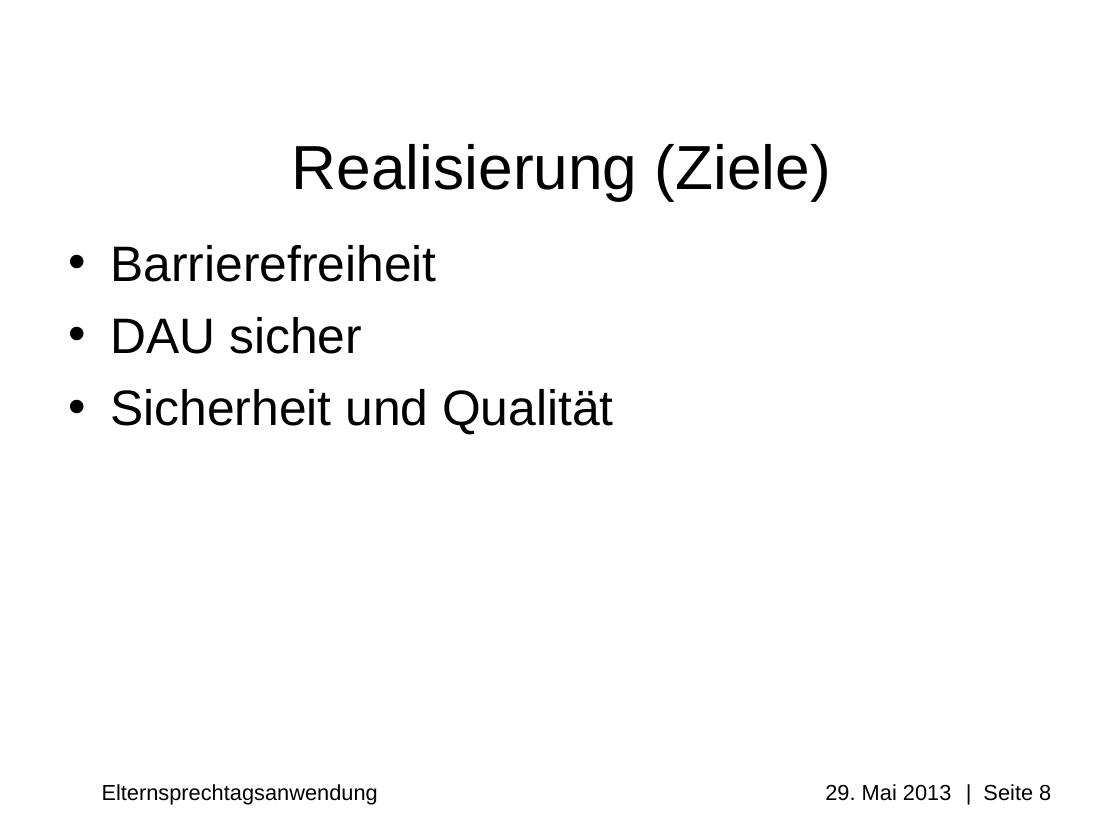
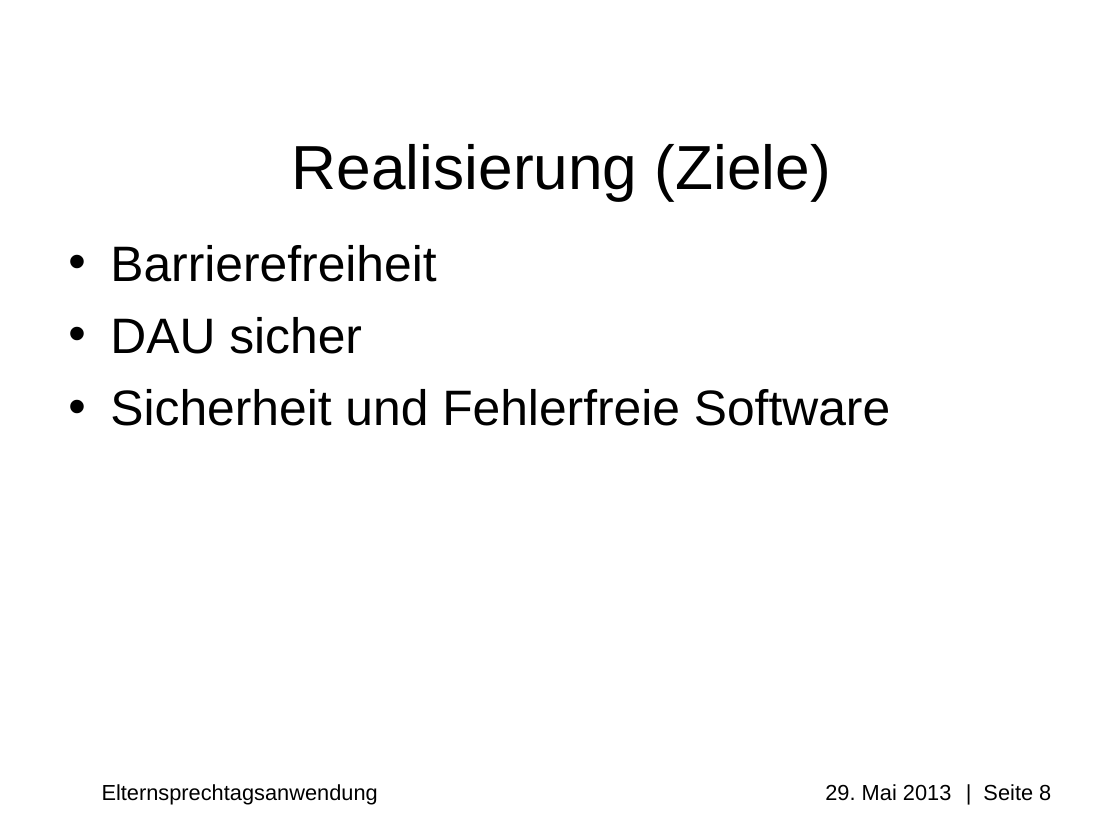
Before and after one commit to Professi/esta, a slide deck: slide 8 of docs/Praesentation/Elternsprechtagsanwendung(ESTA)_pre_alpha_0.0.0.1.ppt. Drawn at 1120x840 pixels with LibreOffice and Linux fonts; fonts in the diff are those of the drawing; background and template pictures are left out. Boxes give left, top, right and bottom in pixels: in the first picture for what was removed or moved away, otherwise in the second. Text is boxed around its words. In the diff, an @@ line names an element or a change of style, - is before the commit and + after.

```diff
--- a/docs/Praesentation/Elternsprechtagsanwendung(ESTA)_pre_alpha_0.0.0.1.ppt
+++ b/docs/Praesentation/Elternsprechtagsanwendung(ESTA)_pre_alpha_0.0.0.1.ppt
@@ text at [110, 389, 890, 426]: text changed @@
-• Sicherheit und Qualität
+• Sicherheit und Fehlerfreie Software
```
Also in this commit, not shown: 3 other slides changed.
